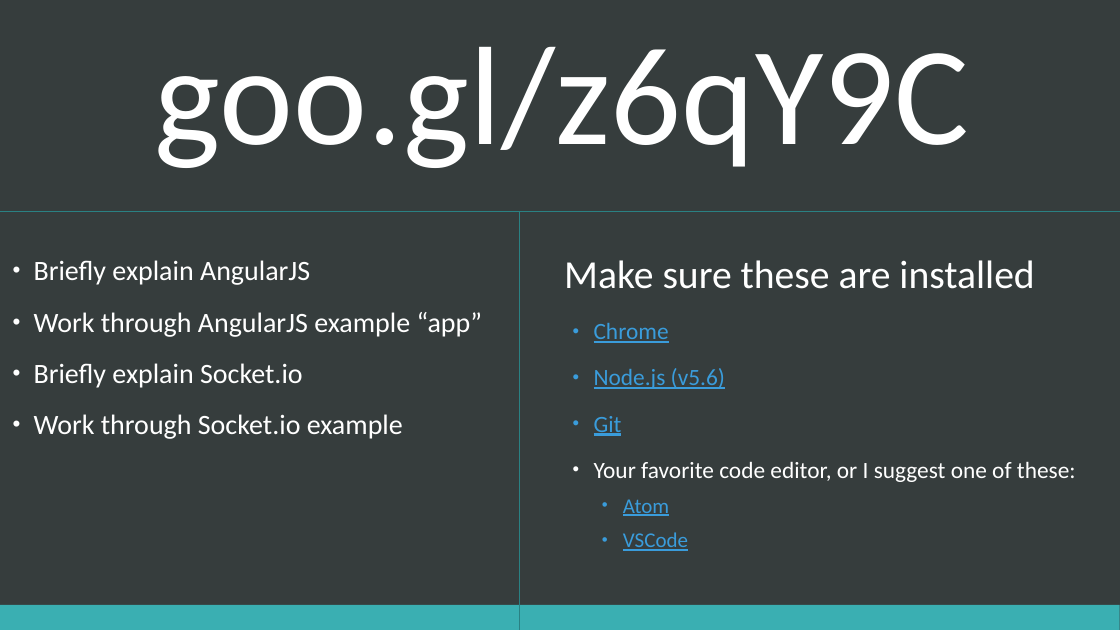
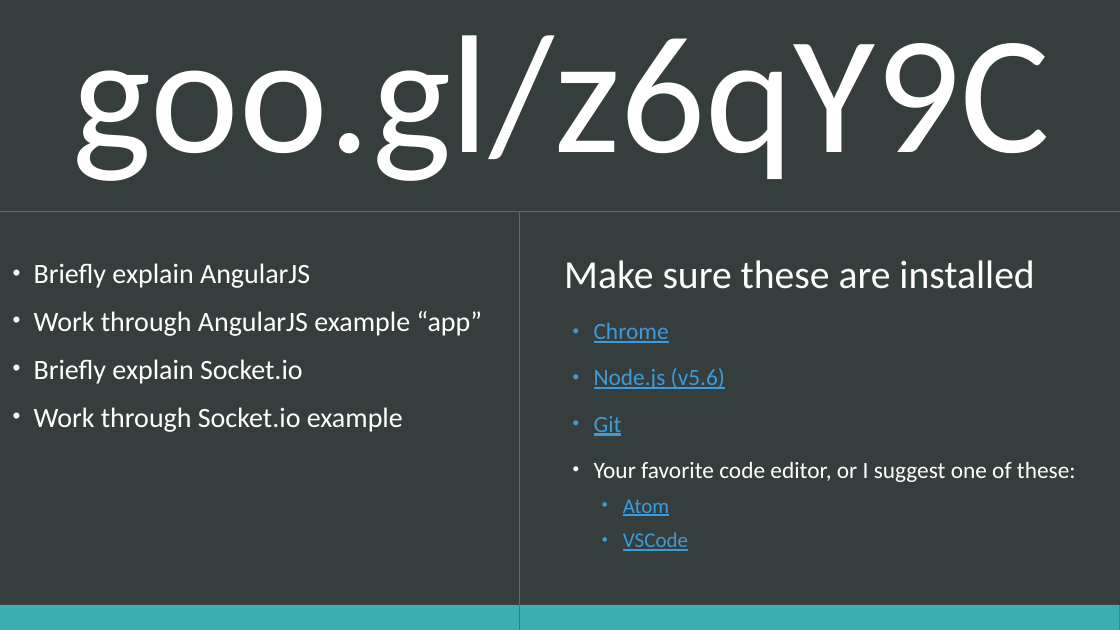
Before and after one commit to chcaru/workshop, a slide deck: slide 2 of workshop2/presentation.pptx. Drawn at 1120x630 pixels with LibreOffice and Linux fonts; fonts in the diff are those of the drawing. Boxes give left, top, right and bottom in pixels: in the first picture for what was removed or moved away, otherwise in the second. Text is boxed around its words. In the diff, an @@ line names an element or a change of style, - is before the commit and + after.

```diff
--- a/workshop2/presentation.pptx
+++ b/workshop2/presentation.pptx
@@ text "goo.gl/z6qY9C" at <box>34,35,1050,432</box>: size 120 to 144 pt in "goo.gl/z6qY9C"; line spacing 0.9 to 0.8 @@
```
Also in this commit, not shown: 3 other slides changed, 10 slides added, 6 other files.
